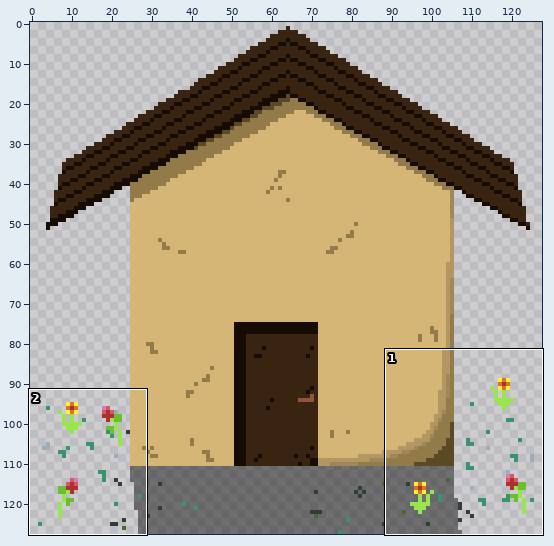
Pixel-art file -- Arts/Arquivos/Others/Casa.aseprite. Above: a wide view before the commit, with the close-up outlined.
Close-up. The starting point:
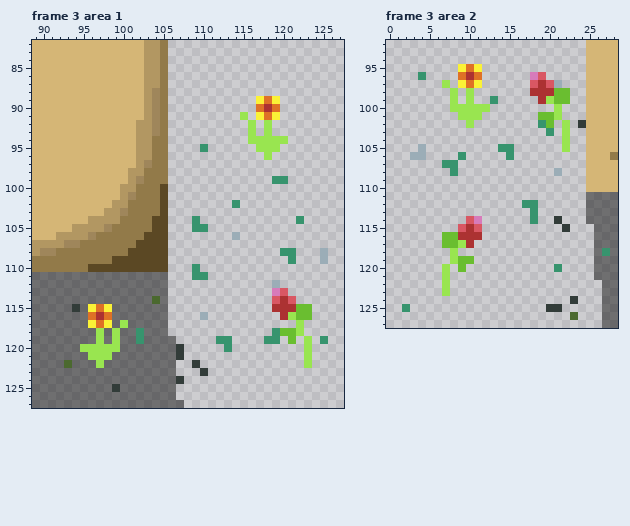
128x128 pixels, 3 frames. Shown: frame 3 area 1: x 89..127, y 82..127; frame 3 area 2: x 0..28, y 92..127. The commit also changed other frames or places, which this record leaves out.
The result:
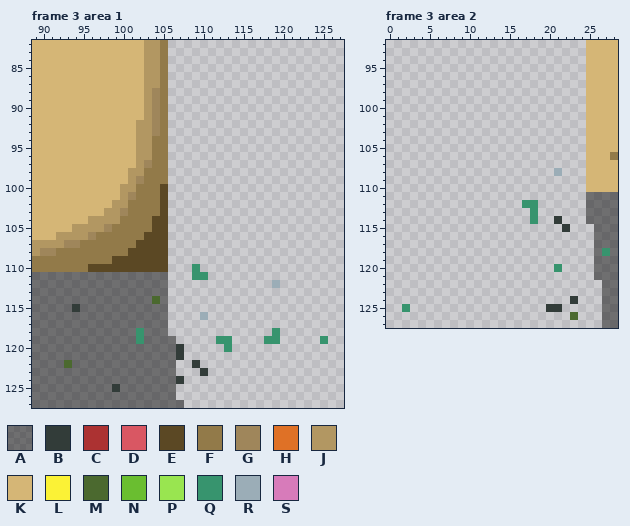
Palette (. is transparent): A #0d0d0d7d  B #323c39  C #ac3232  D #d95763  E #5b4824  F #927a49  G #9f865b  H #df7126  J #b29762  K #d5b676  L #fbf236  M #4b692f  N #6abe30  P #99e550  Q #37946e  R #9badb7  S #d77bba
Diff:
Frame 3 area 1, layer "Casa":
The edit turns colour C into colour A in row 116 at x 97.
The edit turns colour H into colour A in row 115 at x 97; in row 116 at x 96 and 98; in row 117 at x 97.
The edit turns colour L into colour A in row 115 at x 96 and 98; in row 117 at x 96 and 98.
The edit turns colour P into colour A in row 117 at x 100; in rows 118 to 119 at x 97 and 99; in row 120 at x 95 to 99; in row 121 at x 96 to 98; in row 122 at x 97.
The edit erases colour C in row 90 at x 118; in row 114 at x 120; in row 115 at x 119 to 121; in row 116 at x 120.
The edit erases colour D in row 113 at x 120; in row 114 at x 119 and 121.
The edit erases colour H in row 89 at x 118; in row 90 at x 117 and 119; in row 91 at x 118.
The edit erases colour L in row 89 at x 117 and 119; in row 91 at x 117 and 119.
The edit erases colour N in rows 115 to 116 at x 122 to 123; in row 118 at x 120 to 121; in row 119 at x 121.
The edit erases colour P in row 91 at x 115; in rows 92 to 93 at x 116 and 118; in row 94 at x 116 to 120; in row 95 at x 117 to 119; in row 96 at x 118; in row 116 at x 121.
The edit erases colour P in rows 117 to 118 at x 122; in rows 119 to 122 at x 123.
The edit erases colour Q in row 95 at x 110; in row 99 at x 119 to 120; in row 102 at x 114; in row 104 at x 109 and 122; in row 105 at x 109 to 110; in row 108 at x 120 to 121.
The edit erases colour Q in row 109 at x 121.
The edit erases colour R in row 106 at x 114; in rows 108 to 109 at x 125.
The edit erases colour S in row 113 at x 119.
Frame 3 area 2, layer "Casa":
The edit erases colour B in row 102 at x 24.
The edit erases colour C in row 96 at x 10; in row 97 at x 19; in row 98 at x 18 to 20; in row 99 at x 19; in row 115 at x 10; in row 116 at x 9 to 11.
The edit erases colour C in row 117 at x 10.
The edit erases colour D in row 96 at x 19; in row 97 at x 18 and 20; in row 114 at x 10; in row 115 at x 9 and 11.
The edit erases colour H in row 95 at x 10; in row 96 at x 9 and 11; in row 97 at x 10.
The edit erases colour L in row 95 at x 9 and 11; in row 97 at x 9 and 11.
The edit erases colour N in rows 98 to 99 at x 21 to 22; in row 101 at x 19 to 20; in row 102 at x 20; in rows 116 to 117 at x 7 to 8; in row 119 at x 9 to 10; in row 120 at x 9.
The edit erases colour P in row 97 at x 7; in row 98 at x 8 and 10; in row 99 at x 8, 10 and 20; in row 100 at x 8 to 12 and 21; in row 101 at x 9 to 11 and 21; in row 102 at x 10 and 22.
The edit erases colour P in rows 103 to 105 at x 22; in row 117 at x 9; in rows 118 to 119 at x 8; in rows 120 to 123 at x 7.
The edit erases colour Q in row 96 at x 4; in row 99 at x 13; in row 102 at x 19; in row 103 at x 20; in row 105 at x 14 to 15; in row 106 at x 9 and 15.
The edit erases colour Q in row 107 at x 7 to 8; in row 108 at x 8.
The edit erases colour R in row 97 at x 21; in row 105 at x 4; in row 106 at x 3 to 4.
The edit erases colour S in row 96 at x 18; in row 114 at x 11.
Pixel boxes of the changes (left, top, right, bottom) in both close-ups:
erased: (200, 96, 288, 184)
erased: (192, 200, 240, 240)
erased: (272, 216, 328, 368)
changed: (80, 304, 128, 368)
erased: (410, 64, 586, 176)
erased: (442, 216, 482, 296)
